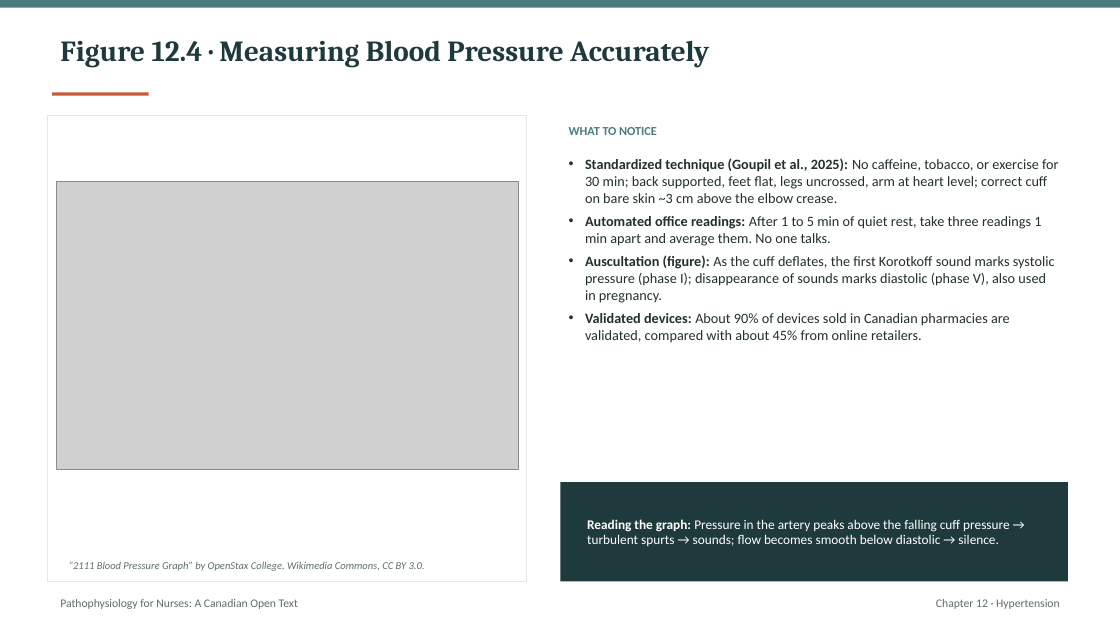
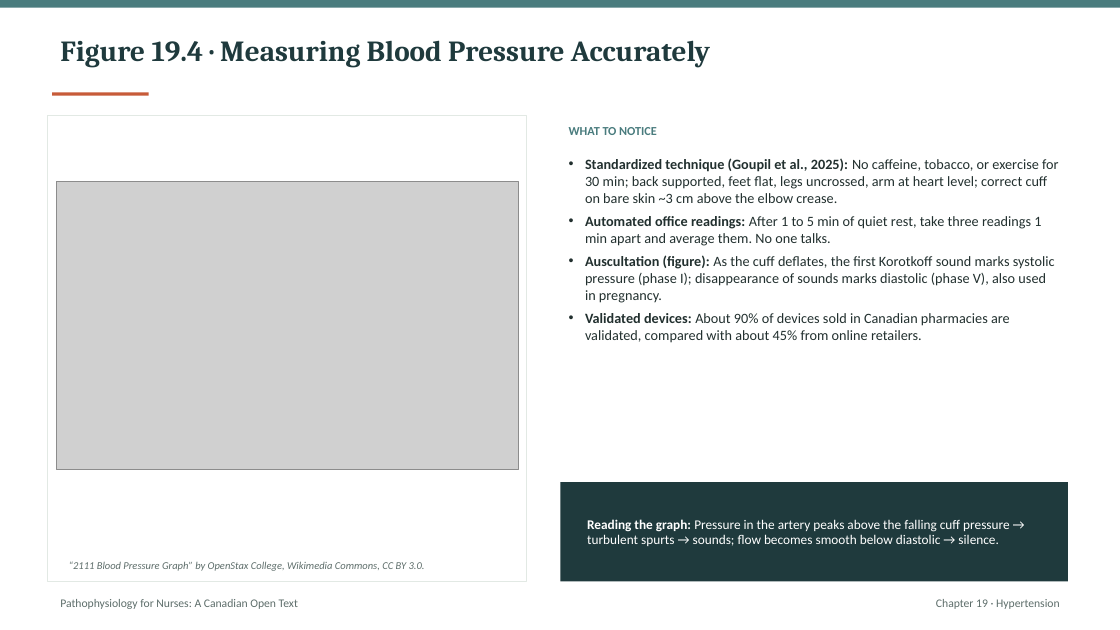
Before and after one commit to andrewleenl/opensourcenursing, a slide deck: slide 10 of Ch19_Hypertension_Lecture_Presentation.pptx. Drawn at 1120x630 pixels with LibreOffice and Linux fonts; fonts in the diff are those of the drawing; grey boxes stand for pictures. Boxes give left, top, right and bottom in pixels: in the first picture for what was removed or moved away, otherwise in the second. Text is boxed around its words. In the diff, an @@ line names an element or a change of style, - is before the commit and + after.

```diff
--- a/Ch19_Hypertension_Lecture_Presentation.pptx
+++ b/Ch19_Hypertension_Lecture_Presentation.pptx
@@ text at box(60, 40, 710, 68): text changed @@
-Figure 12.4 · Measuring Blood Pressure Accurately
+Figure 19.4 · Measuring Blood Pressure Accurately
@@ text at box(936, 599, 1060, 609): text changed @@
-Chapter 12 · Hypertension
+Chapter 19 · Hypertension
```
Also in this commit, not shown: 40 other slides changed, 3 other files.
